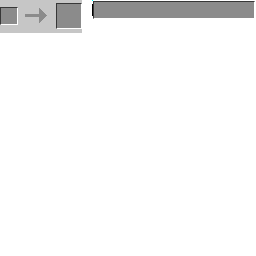
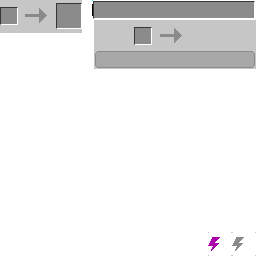
Two versions of the same layered image (256×256). Layer-by-layer changes:
added layer "input_consuming" above "output_list" over [94, 20, 256, 256]
